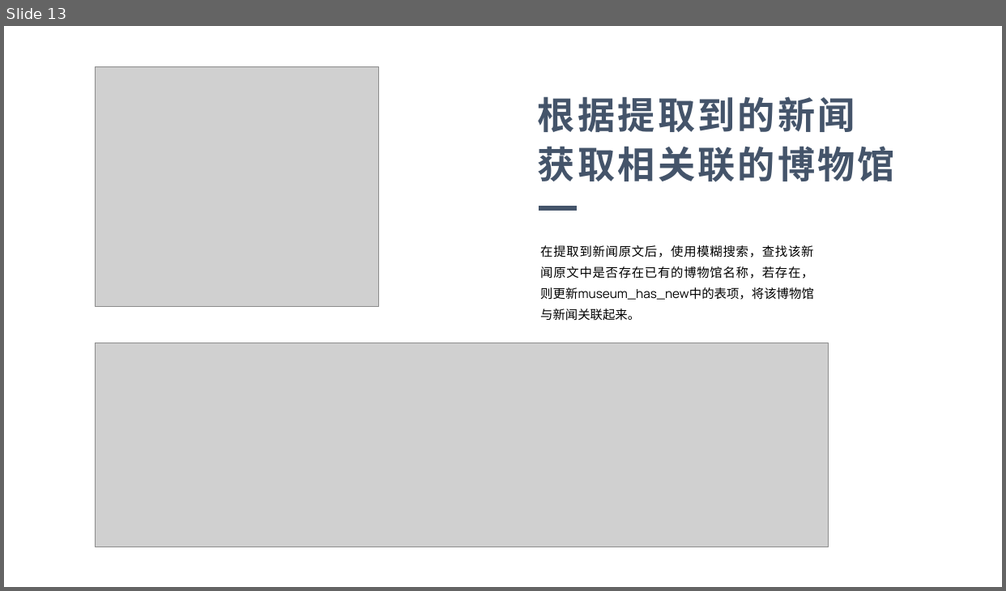
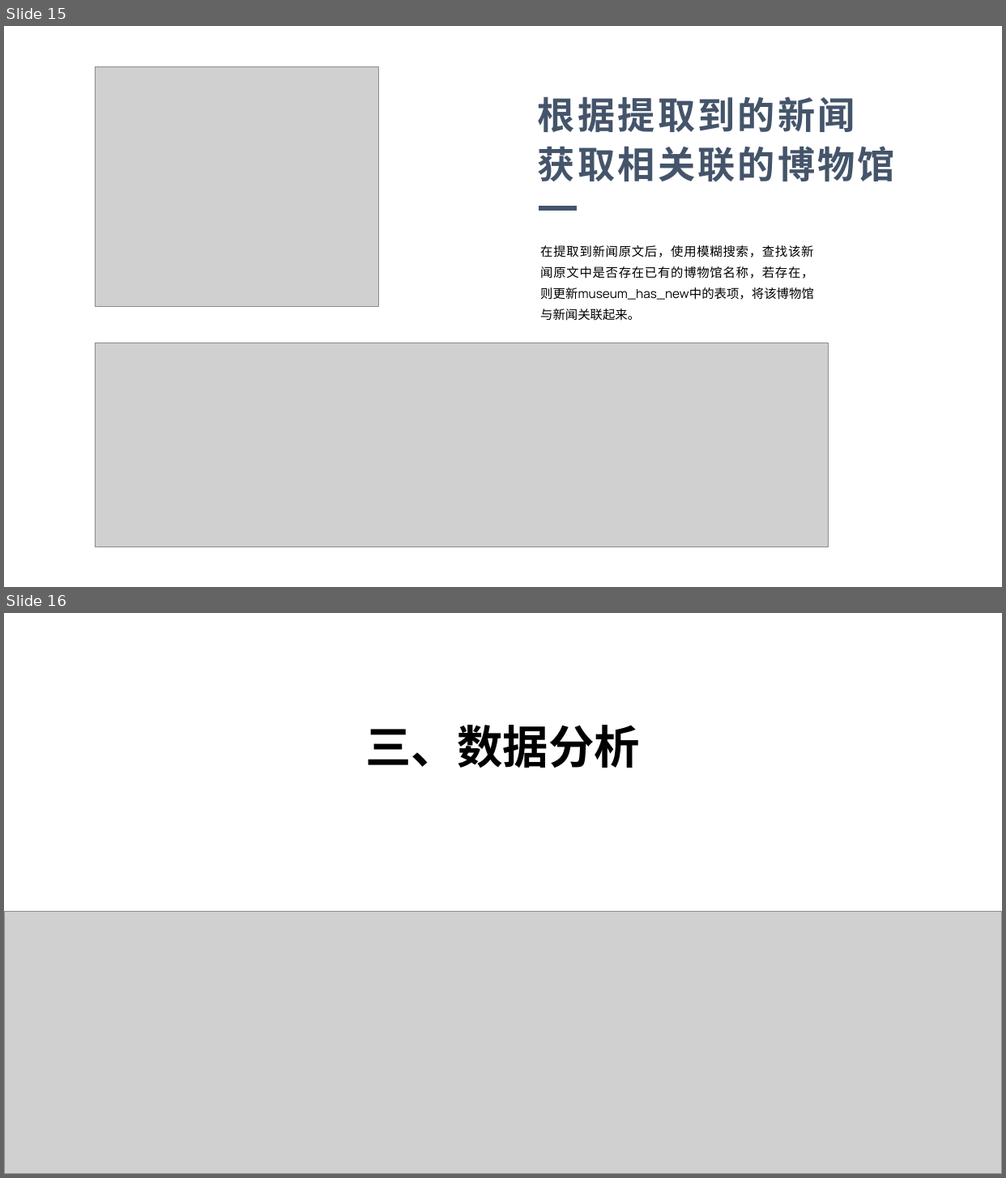
Before and after one commit to Ice-Jeffrey/Museum_News_Collection, a slide deck: 博物馆新闻采集分析子系统.pptx. Shown one above the other, each under a label of ours: slide 13 before the commit, slides 15 and 16 after it. The pictures are 1006x591 and 1006x1178 pixels, drawn with LibreOffice and Linux fonts; fonts in the diff are those of the drawing; grey boxes stand for pictures. Boxes give left, top, right and bottom in pixels: in the first picture for what was removed or moved away, otherwise in the second. Text is boxed around its words. In the diff, an @@ line names an element or a change of style, - is before the commit and + after.

```diff
--- a/博物馆新闻采集分析子系统.pptx
+++ b/博物馆新闻采集分析子系统.pptx
@@ slide 16 added at [4, 613, 1002, 1174], background #FFFFFF @@
@@ text added at [365, 725, 640, 768], 44 pt, text #000000, bold @@
+三、数据分析
@@ picture added at [4, 912, 1002, 1174] @@
@@ what was slide 13 is now slide 15 @@
```
Also in this commit, not shown: 2 slides changed, 3 other slides added, 1 other file.
